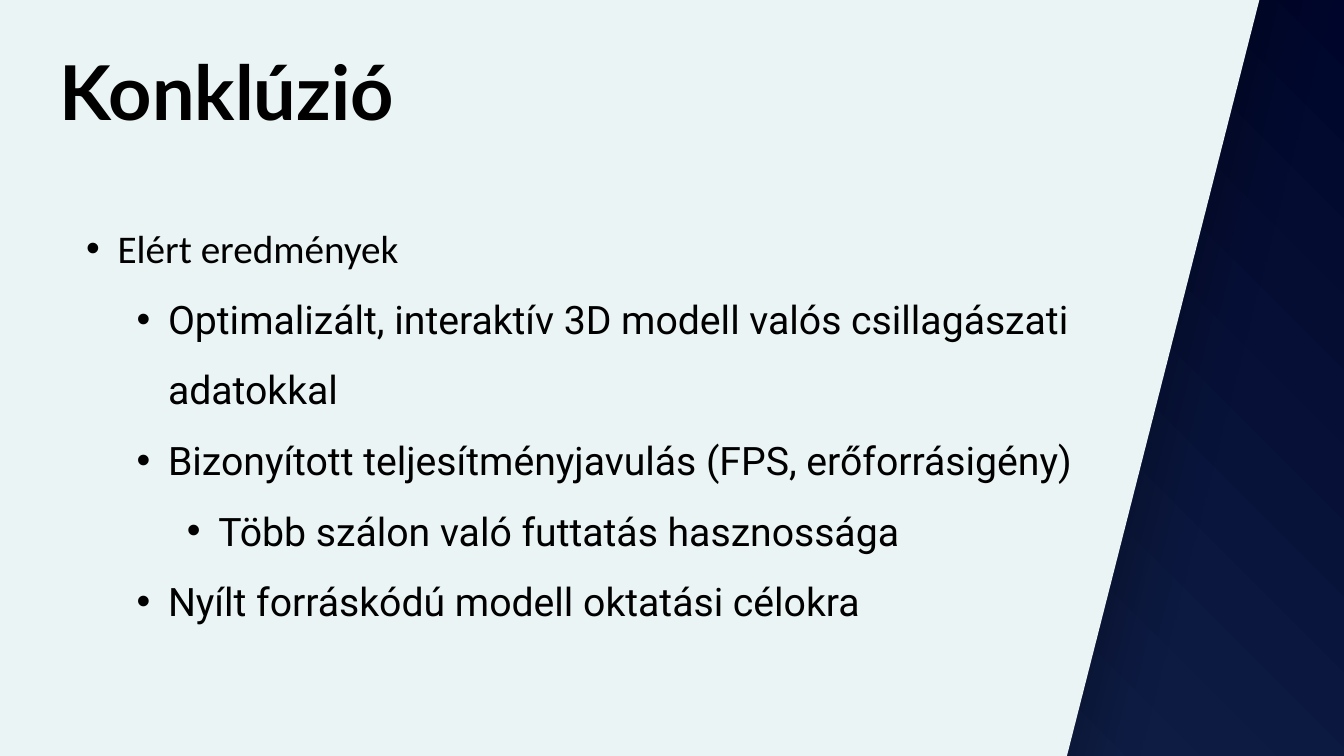
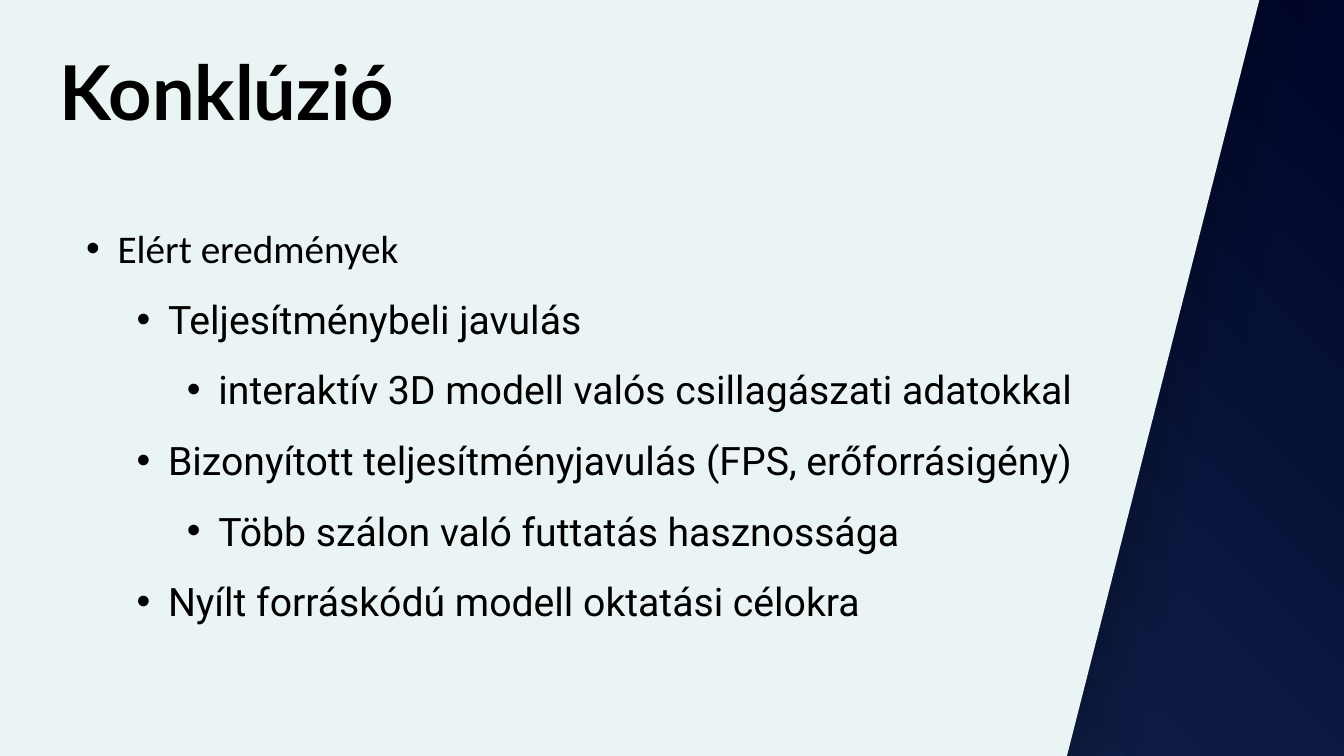
Before and after one commit to levinyiro/msc-thesis, a slide deck: slide 12 of temp/prezentacio.pptx. Drawn at 1344x756 pixels with LibreOffice and Linux fonts; fonts in the diff are those of the drawing. Boxes give left, top, right and bottom in pixels: in the first picture for what was removed or moved away, otherwise in the second. Text is boxed around its words. In the diff, an @@ line names an element or a change of style, - is before the commit and + after.

```diff
--- a/temp/prezentacio.pptx
+++ b/temp/prezentacio.pptx
@@ text at <box>168,304,1072,412</box>: text changed @@
-  • Optimalizált, interaktív 3D modell valós csillagászati adatokkal
+  • Teljesítménybeli javulás
+    • interaktív 3D modell valós csillagászati adatokkal
```
Also in this commit, not shown: 4 other slides changed.
